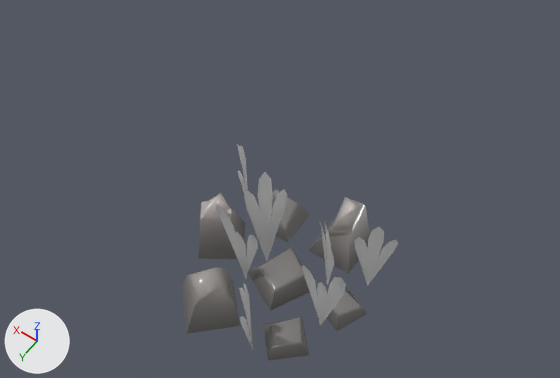
An edit to the FBX model assets/meshes/plaine.fbx, drawn before and after from the same camera.
Rendered twice from a 50 mm lens placed at (-4.9, 6.2, 14.54), pointed at (-0.26, -0.3, 4.32). Every picture has the same lights, and +X, +Y and +Z are marked at lower left. The first picture is the older version. Where no turn or scale is listed for an object, it has been applied to the vertices.
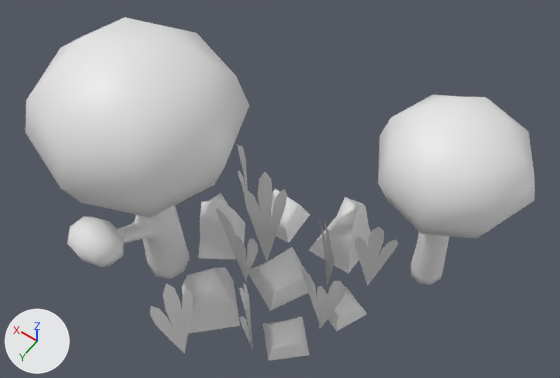
The newer file is also turned or shifted as a whole; pictures and numbers use the older file's frame.

What changed in the scene script:
```text
Change me_mesh_043:
    where me_mesh_043.from_pydata(...)  # 12 vertices, 9 faces; spans x -1.088..0.219, y -0.748..0.559, z 1.879..2.451
    remove me_mesh_043.materials.append(mat_aistandardsurface1_018)  # picture img_assets_01_jam_openpbr_shader1_basecolor_jpg
    add me_mesh_043.materials.append(mat_m_props)  # white #e7e7e7
Change me_mesh_044:
    where me_mesh_044.from_pydata(...)  # 21 vertices, 20 faces; spans x -1.392..-0.466, y -1.886..-0.96, z 1.858..3.2
    remove me_mesh_044.materials.append(mat_aistandardsurface1_018)  # picture img_assets_01_jam_openpbr_shader1_basecolor_jpg
    add me_mesh_044.materials.append(mat_m_props)  # white #e7e7e7
Change me_mesh_047:
    where me_mesh_047.from_pydata(...)  # 12 vertices, 9 faces; spans x -2.14..-1.254, y -0.694..0.192, z 1.856..2.251
    remove me_mesh_047.materials.append(mat_aistandardsurface1_020)  # picture img_assets_01_jam_openpbr_shader1_basecolor_jpg
    add me_mesh_047.materials.append(mat_m_props)  # white #e7e7e7
Change me_mesh_048:
    where me_mesh_048.from_pydata(...)  # 12 vertices, 9 faces; spans x -0.065..0.797, y -1.689..-0.826, z 1.867..2.346
    remove me_mesh_048.materials.append(mat_aistandardsurface1_021)  # picture img_assets_01_jam_openpbr_shader1_basecolor_jpg
    add me_mesh_048.materials.append(mat_m_props)  # white #e7e7e7
Change me_mesh_049:
    where me_mesh_049.from_pydata(...)  # 12 vertices, 9 faces; spans x -1.739..-0.698, y 0.337..1.377, z 1.861..2.292
    remove me_mesh_049.materials.append(mat_aistandardsurface1_022)  # picture img_assets_01_jam_openpbr_shader1_basecolor_jpg
    add me_mesh_049.materials.append(mat_m_props)  # white #e7e7e7
Change me_mesh_045:
    where me_mesh_045.from_pydata(...)  # 13 vertices, 12 faces; spans x -0.393..0.986, y 0.437..1.816, z 1.878..2.887
    remove me_mesh_045.materials.append(mat_aistandardsurface1_018)  # picture img_assets_01_jam_openpbr_shader1_basecolor_jpg
    add me_mesh_045.materials.append(mat_m_props)  # white #e7e7e7
Change me_mesh_046:
    where me_mesh_046.from_pydata(...)  # 21 vertices, 20 faces; spans x 12.989..14.186, y 23.035..24.231, z 2.02..3.273
    remove me_mesh_046.materials.append(mat_aistandardsurface1_019)  # picture img_assets_01_jam_openpbr_shader1_basecolor_jpg
    add me_mesh_046.materials.append(mat_m_props)  # white #e7e7e7
Add me_mesh_077:
    me_mesh_077.from_pydata([(0.11, 2.14, -0.02), (0.1, 2.1, -0.02), (0.26, 2.17, 1.92), (0.18, 1.98, 1.92), (0.25, 2.06, 2.1), (0.11, 2.12, -0.08), (0.22, 2.22, 1.54), (0.16, 2.09, 1.54), (0.11, 1.97, 1.54)], [], [(6, 7, 4, 2), (3, 4, 7, 8), (5, 7, 6, 0), (8, 7, 5, 1)])
    me_mesh_077.materials.append(mat_m_herbe)  # white #e7e7e7
Add me_mesh_076:
    me_mesh_076.from_pydata([(0.12, 2.13, -0.03), (0.1, 2.1, -0.03), (0.35, 2.44, 1.57), (0.29, 2.28, 1.58), (0.36, 2.37, 1.72), (0.11, 2.11, -0.08), (0.3, 2.42, 1.25), (0.25, 2.32, 1.26), (0.21, 2.22, 1.27)], [], [(6, 7, 4, 2), (3, 4, 7, 8), (5, 7, 6, 0), (8, 7, 5, 1)])
    me_mesh_076.materials.append(mat_m_herbe)  # white #e7e7e7
Add me_mesh_075:
    me_mesh_075.from_pydata([(0.12, 2.13, -0.03), (0.1, 2.1, -0.03), (0.12, 1.89, 1.58), (0.06, 1.73, 1.57), (0.11, 1.77, 1.73), (0.11, 2.12, -0.08), (0.11, 1.98, 1.27), (0.07, 1.88, 1.26), (0.03, 1.78, 1.26)], [], [(6, 7, 4, 2), (3, 4, 7, 8), (5, 7, 6, 0), (8, 7, 5, 1)])
    me_mesh_075.materials.append(mat_m_herbe)  # white #e7e7e7
Add ob_polysurface11_005:
    ob_polysurface11_005 = bpy.data.objects.new('polySurface11.005', me_mesh_077)
    ob_polysurface11_005.location = (0.0, 0.0, 1.89)
Add ob_arbre2_001:
    ob_arbre2_001 = bpy.data.objects.new('arbre2.001', me_cube_003)  # 218 vertices, 216 faces; spans x -0.11..3.17, y -0.78..2.61, z -0.04..5.37; in mat_m_arbres (white #e7e7e7)
    ob_arbre2_001.location = (0.0, 0.0, 1.89)
Add ob_arbre2_002:
    ob_arbre2_002 = bpy.data.objects.new('arbre2.002', me_cube_004)  # 218 vertices, 216 faces; spans x -3.89..-1.27, y -3.14..-0.52, z -0.05..4.18; in mat_m_arbres (white #e7e7e7)
    ob_arbre2_002.location = (0.0, 0.0, 1.89)
Add ob_polysurface12_005:
    ob_polysurface12_005 = bpy.data.objects.new('polySurface12.005', me_mesh_076)
    ob_polysurface12_005.location = (0.0, 0.0, 1.89)
Add ob_polysurface13_005:
    ob_polysurface13_005 = bpy.data.objects.new('polySurface13.005', me_mesh_075)
    ob_polysurface13_005.location = (0.0, 0.0, 1.89)
```

Location of each change, [x1, y1, x2, y2] in pixels of the pictures (560 x 378 px):
'arbre2.001', added: after [25, 17, 249, 279]
'arbre2.002', added: after [378, 94, 535, 285]
'pCube12.001', recoloured (grey to white): [182, 267, 240, 333] in both
'pCube14.001', recoloured (grey to white): [249, 247, 309, 311] in both
'pCube13.001', recoloured (grey to white): [309, 197, 371, 274] in both
'pCube13.002', recoloured (grey to white): [198, 193, 245, 259] in both
'pCube14.004', recoloured (grey to white): [263, 317, 309, 361] in both
'pCube14.003', recoloured (grey to white): [271, 189, 310, 243] in both
'pCube14.002', recoloured (grey to white): [328, 287, 367, 331] in both
'polySurface11.005', added: after [163, 283, 185, 353]
'polySurface12.005', added: after [150, 306, 183, 352]
'polySurface13.005', added: after [181, 288, 193, 349]
